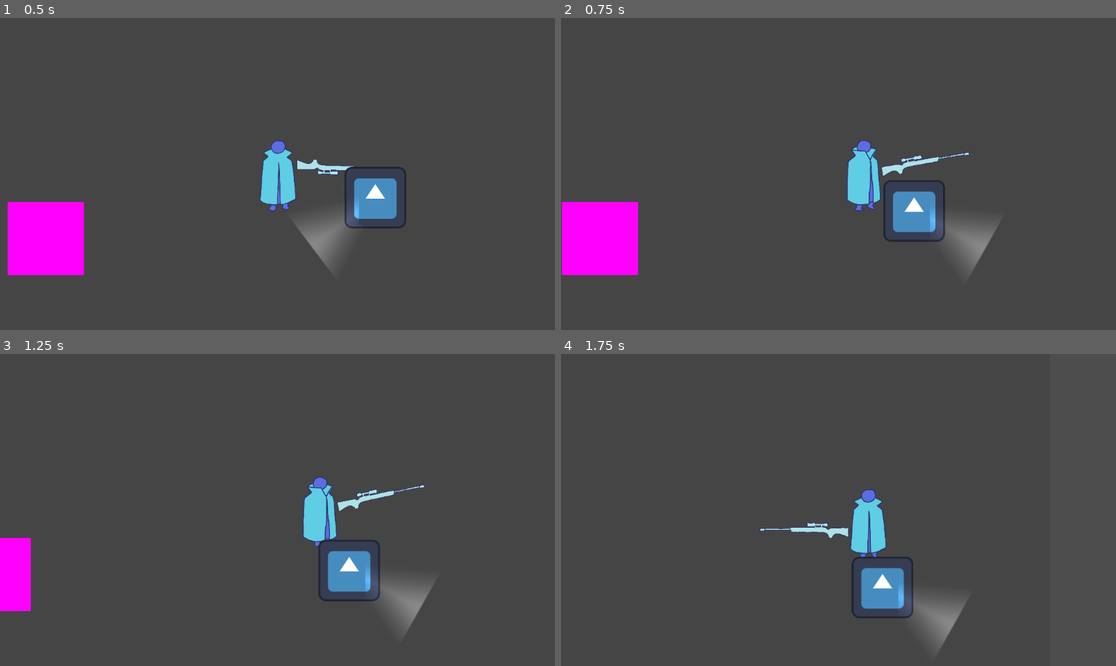
Above: before the commit, frames 1-4 (two rows, left to right).
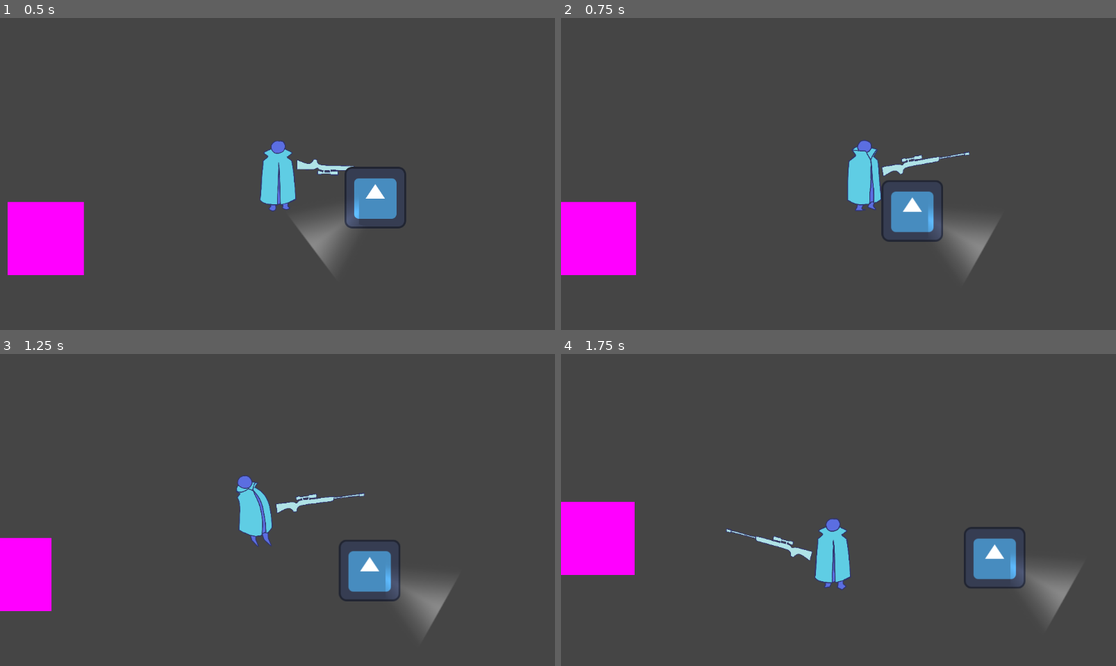
Above: after the commit, the same moments.

Repository: lonelyfloat/brackeys2025
Game: Godot game, scene res://basicTestScene.tscn
Same seed, same stepped clock (60 frames per second), same inputs: the game is played once before the commit and once after it. The engine's default icon, where the game draws it, is replaced by a stand-in: a white triangle on a blue panel in a dark square.
Inputs (mouse positions are in pixels of both pictures, inside the frame that each line leads up to):
- Up to frame 1 (0.5 s): no input
- Up to frame 2 (0.75 s): move the mouse to (960, 158) at 0.52 s; hold D (move_right) from 0.53 s (still down)
- Up to frame 3 (1.25 s): keep holding D (move_right)
- Up to frame 4 (1.75 s): move the mouse to (727, 525) at 1.27 s; release D (move_right) at 1.28 s; hold S (move_down) from 1.28 s (still down)

Frame 1 is identical in both runs. In frame 2, 0.8% of the frame differs, in the area x 0-79%, y 39-83%; in frame 3, 5.7%; in frame 4, 10%, in the area x 0-93%, y 43-95%.

Commit message:
movemovemove

Diff:
--- a/basicTestScene.tscn
+++ b/basicTestScene.tscn
@@ -31,7 +31,6 @@
 [node name="Player" parent="." instance=ExtResource("1_8ur0g")]
 position = Vector2(41, -82)
 bounce_power = 2
-terminal_velocity = 600
 
 [node name="StaticBody2D" type="StaticBody2D" parent="."]
 position = Vector2(-440, 52)
--- a/player.gd
+++ b/player.gd
@@ -2,7 +2,7 @@
 
 @export var speed = 300
 @export var bounce_power := 1
-@export var terminal_velocity := 500
+@export var terminal_velocity := 2000
 
 @onready var sprite := $AnimatedSprite2D
 
@@ -16,11 +16,12 @@
 var x_dir := 0
 var y_dir := 0
 
-var acceleration := 70
-var friction := 0.9
+var acceleration := 150
+var normal_friction := 0.85
+var bounce_friction := 0.96
+var friction = normal_friction
 
 func _physics_process(delta: float) -> void:
-	velocity *= friction
 	var horz_direction := Input.get_axis("move_left", "move_right")
 	var vert_direction := Input.get_axis("move_up", "move_down")
 	var input_vector = Vector2(Input.get_axis("move_left", "move_right"), Input.get_axis("move_up", "move_down")).normalized()
@@ -54,10 +55,21 @@
 			sprite.play("idleB")
 
 
-	velocity += input_vector * acceleration
+
+	if(input_vector != Vector2.ZERO && !bouncing):
+		if velocity.length() >= speed:
+			velocity = input_vector.normalized() * velocity.length()
+		else:
+			velocity += input_vector * acceleration
+
+	if bouncing:
+		friction = bounce_friction
+	else:
+		friction = normal_friction
+
 	if bounce:
 		animPlaying = true
-		velocity = vel
+		velocity = vel*bounce_power
 		bounce = false
 		if velocity.x < 0:
 			sprite.play("knockedL")
@@ -67,6 +79,8 @@
 	if(velocity.length() > terminal_velocity):
 		velocity = terminal_velocity*velocity.normalized()
 	var collision = move_and_collide(velocity * delta)
+
+	velocity *= friction
 	if collision:
 		if fmod(collision.get_angle(),PI) > 0.77:
 			vel = Vector2(velocity.x * -1,velocity.y)
@@ -76,6 +90,7 @@
 		bouncing = true
 		bounce_time(0.33)
 
+
 func bounce_time(seconds: float) -> void:
 	await get_tree().create_timer(seconds).timeout
 	bouncing = false
Not shown: 3 places in generic_crowd_npc.tscn that only renumber resources
